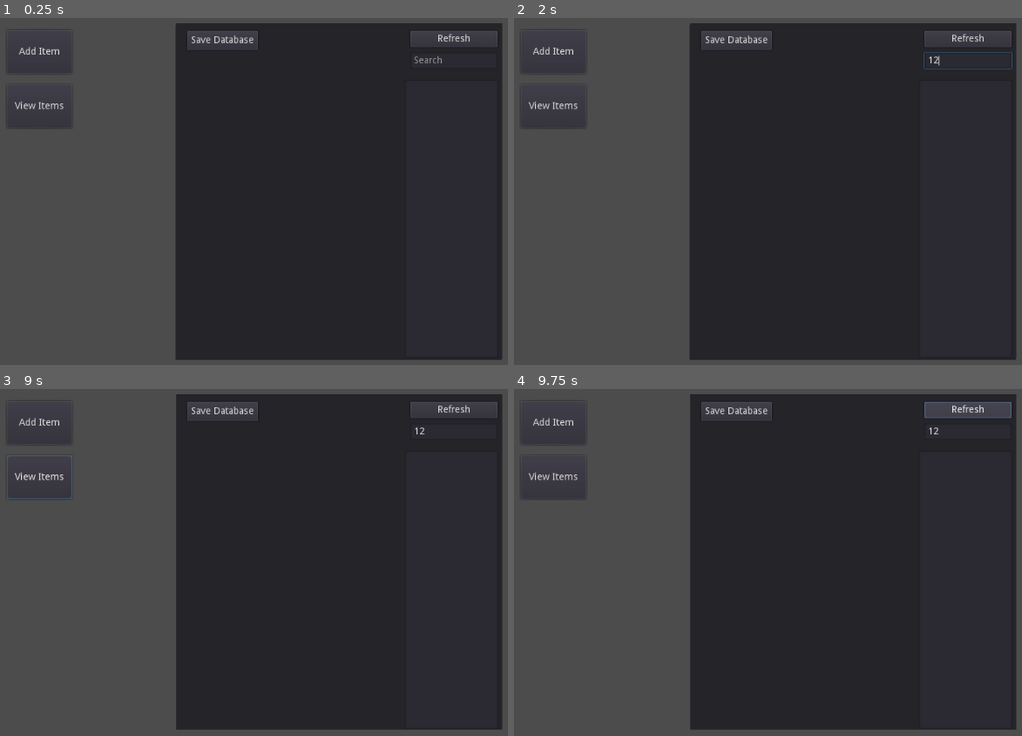
Above: before the commit, frames 1-4 (two rows, left to right).
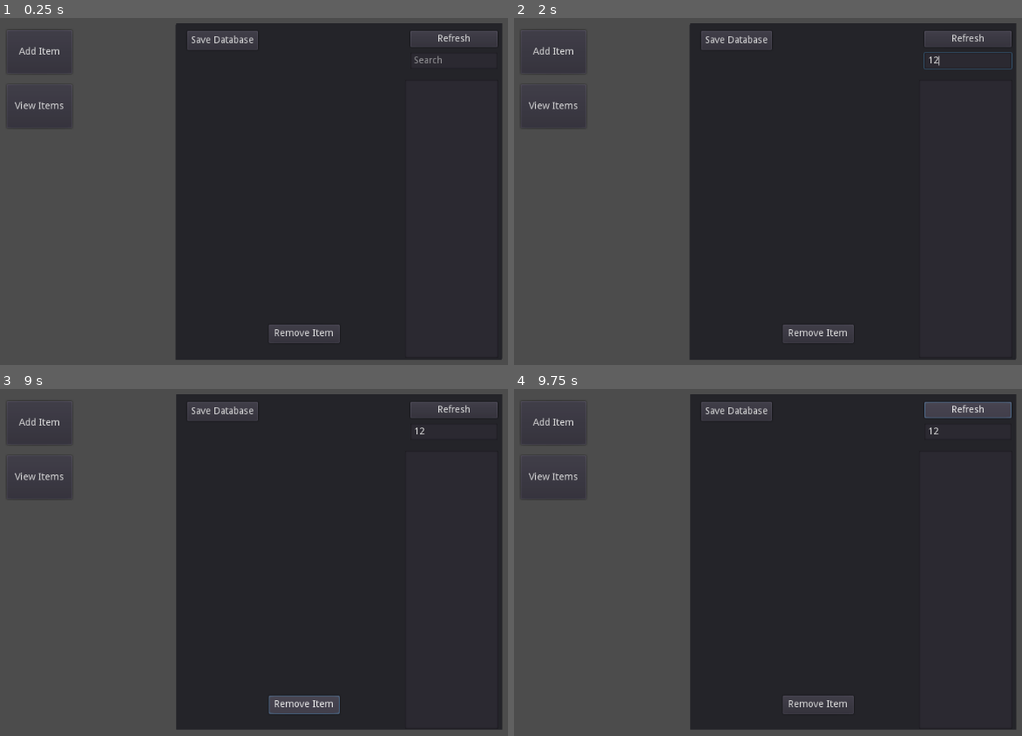
Above: after the commit, the same moments.

Repository: int91/ItemDatabaseTool
Game: Godot game, scene res://root.tscn
The game is run twice, just before and just after one commit, with the same random seed, the same clock (stepped at 60 frames per second) and the same inputs.
Inputs (mouse positions are in pixels of both pictures, inside the frame that each line leads up to):
- Up to frame 1 (0.25 s): no input
- Up to frame 2 (2 s): click (854, 66) at 0.52 s; type "Alex" at 0.6 s; click (854, 122) at 0.75 s; type "12" at 0.83 s; click (854, 177) at 0.98 s; type "12" at 1.07 s; click (854, 201) at 1.27 s; type "12" at 1.35 s; click (854, 229) at 1.5 s; type "12" at 1.58 s; click (966, 59) at 1.73 s; type "12" at 1.82 s
- Up to frame 3 (9 s): click "Add Item" at 2 s; click "Refresh" at 2.75 s; click "Add Item" at 3.5 s; click "Item Type" at 4.25 s; click "View Items" at 5 s; click "Item Type" at 5.75 s; click "Add Item" at 6.5 s; click "Add Item" at 7.25 s; click "View Items" at 8 s; click (304, 704) at 8.75 s, where only the run after the commit has a clickable "Remove Item"
- Up to frame 4 (9.75 s): click "Refresh" at 9.5 s

The runs differ from the first frame. In frame 1, 0.5% of the frame differs, in the area x 53-67%, y 88-94%; in frame 2, 0.5%; in frame 3, 0.8%, in the area x 1-67%, y 19-94%; in frame 4, 0.5%.

Commit message:
Updated source
Fixed bug - ItemList not getting the object data when selecting an item

Added feature - Remove item from database

Diff:
--- a/Scripts/Item.gd
+++ b/Scripts/Item.gd
@@ -1,37 +1,37 @@
 extends Node
 
-var _name
-var _lore
-var _weight
-var _value
-var _maxStack
+var _name: String
+var _lore: String
+var _weight: float
+var _value: int
+var _maxStack: int
 var _type
 
 func _ready():
 	pass
 
 func SetData(sname, lore, weight, value, maxStack, type):
-	_name = sname
-	_lore = lore
-	_weight = weight
-	_value = value
-	_maxStack = maxStack
-	_type = null
+	self._name = sname
+	self._lore = lore
+	self._weight = weight
+	self._value = value
+	self._maxStack = maxStack
+	self._type = null
 
 func GetName():
-	return _name
+	return self._name
 
 func GetLore():
-	return _lore
+	return self._lore
 
 func GetWeight():
-	return _weight
+	return self._weight
 
 func GetValue():
-	return _value
+	return self._value
 
 func GetType():
-	return _type
+	return self._type
 
 func GetMaxStack():
-	return _maxStack
+	return self._maxStack
--- a/Scripts/ItemAdder.gd
+++ b/Scripts/ItemAdder.gd
@@ -17,5 +17,4 @@
 	var i = load("res://Scripts/Item.gd").new()
 	i.SetData(nameEdit.text, loreEdit.text, float(weightEdit.text), int(valueEdit.text), int(valueEdit.text), null)
 	ItemDatabase.AddItem(i)
-	print(str(i))
 	pass
--- a/Scripts/ItemDatabase.gd
+++ b/Scripts/ItemDatabase.gd
@@ -1,27 +1,42 @@
-extends Control
+extends Node
 
-var items : Array = []
+var items = []
 
 #TODO: Add saving and loading of items into the array
 
 func _ready():
 	pass
 
-func GetItemName(itemName):
-	for i in items:
-		if (itemName == i.GetName()):
+func GetItemIdByObject(object: Node):
+	for i in range(len(items)):
+		if (items[i].GetName() == object.GetName()):
 			return i
 
-func GetItemId(itemId):
+func GetItemIdByName(itemName: String):
+	for i in range(len(items)):
+		if (items[i].GetName() == itemName):
+			return i
+
+func GetItemName(itemName: String):
+	for i in range(len(items)):
+		if (items[i].GetName() == itemName):
+			return items[i]
+
+func GetItemId(itemId: int):
 	for i in items:
 		if (itemId in i):
-			return itemId[i]
+			return items[i]
 
-func RemoveItemId(itemId):
+func RemoveItemId(itemId: int):
 	for i in items:
 		if (itemId in i):
 			items.remove(i)
 
-func AddItem(item):
+func AddItem(item: Node):
 	if (!item in items):
 		items.append(item)
+
+func RemoveItemByObject(object: Node):
+	if object in items:
+		var s = items.find(object)
+		items.remove(s)
--- a/Scripts/ItemSerializer.gd
+++ b/Scripts/ItemSerializer.gd
@@ -2,6 +2,8 @@
 
 var path = ProjectSettings.globalize_path("res://")
 var directory = path+"/Exports/"
+
+var itemClass = preload("res://Scripts/Item.gd")
 
 func _ready():
 	pass
@@ -17,9 +19,7 @@
 		file.close()
 		if (items != null):
 			for i in items:
-				var q = load("res://Scripts/Item.gd").new()
-				q.SetData(i.name, i.lore, i.weight, i.value, i.maxStack, i.type)
-				ItemDatabase.items.append(q)
+				AddItemToDatabase(i)
 
 func SaveItemData():
 	CreateExportDirectory()
@@ -42,3 +42,8 @@
 	var dir = Directory.new()
 	if (!dir.dir_exists(path+"/Exports/")):
 		dir.make_dir(directory)
+
+func AddItemToDatabase(i):
+	var q = itemClass.new()
+	q.SetData(i.name, i.lore, i.weight, i.value, i.maxStack, i.type)
+	ItemDatabase.AddItem(q)
--- a/Scripts/ItemsPanel.gd
+++ b/Scripts/ItemsPanel.gd
@@ -1,28 +1,32 @@
 extends Panel
 
-onready var ItemsList = get_node("ItemList")
-onready var ItemData = get_node("RichTextLabel")
+onready var itemsList = get_node("ItemList")
+onready var itemData = get_node("RichTextLabel")
 
-onready var itemSerializer = load("res://Scripts/ItemSerializer.gd").new()
+var itemSerializer = load("res://Scripts/ItemSerializer.gd").new()
+
+var selected_item : int = -1
 
 func _ready():
 	itemSerializer.LoadItemData()
 	ListItems()
 
 func SetItemText(index):
-	var i = ItemDatabase.GetItemName(ItemsList.items[index])
-	ItemData.text = "Name: " + str(i.GetName()) + "\nLore: " + str(i.GetLore()) + "\nWeight: " + str(i.GetWeight()) + "\nValue: " + str(i.GetValue()) + "\nMax Stack: " + str(i.GetMaxStack())
+	var i = itemsList.get_item_metadata(index)
+	itemData.text = "Name: " + str(i.GetName()) + "\nLore: " + str(i.GetLore()) + "\nWeight: " + str(i.GetWeight()) + "\nValue: " + str(i.GetValue()) + "\nMax Stack: " + str(i.GetMaxStack())
 
 func ListItems():
-	ItemsList.clear()
-	for i in ItemDatabase.items:
-		ItemsList.add_item(i.GetName())
+	itemsList.clear()
+	for i in range(len(ItemDatabase.items)):
+		itemsList.add_item(ItemDatabase.items[i].GetName(), null, true)
+		itemsList.set_item_metadata(i, ItemDatabase.items[i])
 
 func SearchItem(item):
-	ItemsList.clear()
-	for i in ItemDatabase.items:
-		if (item in i.GetName()):
-			ItemsList.add_item(i.GetName())
+	itemsList.clear()
+	for i in range(len(ItemDatabase.items)):
+		if (item in ItemDatabase.items[i].GetName()):
+			itemsList.add_item(ItemDatabase.items[i].GetName(), null, true)
+			itemsList.set_item_metadata(i, ItemDatabase.items[i])
 
 func _on_ItemSearchEdit_text_changed(new_text):
 	if (new_text != ""):
@@ -32,6 +36,7 @@
 
 
 func _on_ItemList_item_selected(index):
+	selected_item = index
 	SetItemText(index)
 
 
@@ -43,3 +48,9 @@
 func _on_SaveDatabaseButton_pressed():
 	itemSerializer.SaveItemData()
 	pass
+
+
+func _on_RemoveItem_pressed():
+	if (selected_item != -1):
+		ItemDatabase.RemoveItemByObject(itemsList.get_item_metadata(selected_item))
+	pass
--- a/root.tscn
+++ b/root.tscn
@@ -99,17 +99,6 @@
 margin_bottom = -25.0
 text = "Add Item"
 
-[node name="RemoveItemPanel" type="Panel" parent="."]
-visible = false
-anchor_left = 0.5
-anchor_top = 0.5
-anchor_right = 0.5
-anchor_bottom = 0.5
-margin_left = -239.5
-margin_top = -246.5
-margin_right = 239.5
-margin_bottom = 246.5
-
 [node name="ItemsPanel" type="Panel" parent="."]
 anchor_left = 0.5
 anchor_top = 0.5
@@ -171,6 +160,16 @@
 "_edit_use_anchors_": false
 }
 
+[node name="RemoveItem" type="Button" parent="ItemsPanel"]
+anchor_left = 0.5
+anchor_top = 1.0
+anchor_right = 0.5
+anchor_bottom = 1.0
+margin_left = -104.0
+margin_top = -50.5
+margin_bottom = -23.5
+text = "Remove Item"
+
 [node name="Button" type="Button" parent="."]
 margin_left = 24.0
 margin_top = 64.0
@@ -190,5 +189,6 @@
 [connection signal="text_changed" from="ItemsPanel/ItemSearchEdit" to="ItemsPanel" method="_on_ItemSearchEdit_text_changed"]
 [connection signal="pressed" from="ItemsPanel/RefreshList" to="ItemsPanel" method="_on_RefreshList_pressed"]
 [connection signal="pressed" from="ItemsPanel/SaveDatabaseButton" to="ItemsPanel" method="_on_SaveDatabaseButton_pressed"]
+[connection signal="pressed" from="ItemsPanel/RemoveItem" to="ItemsPanel" method="_on_RemoveItem_pressed"]
 [connection signal="pressed" from="Button" to="." method="_on_Button_pressed"]
 [connection signal="pressed" from="Button2" to="." method="_on_Button2_pressed"]
